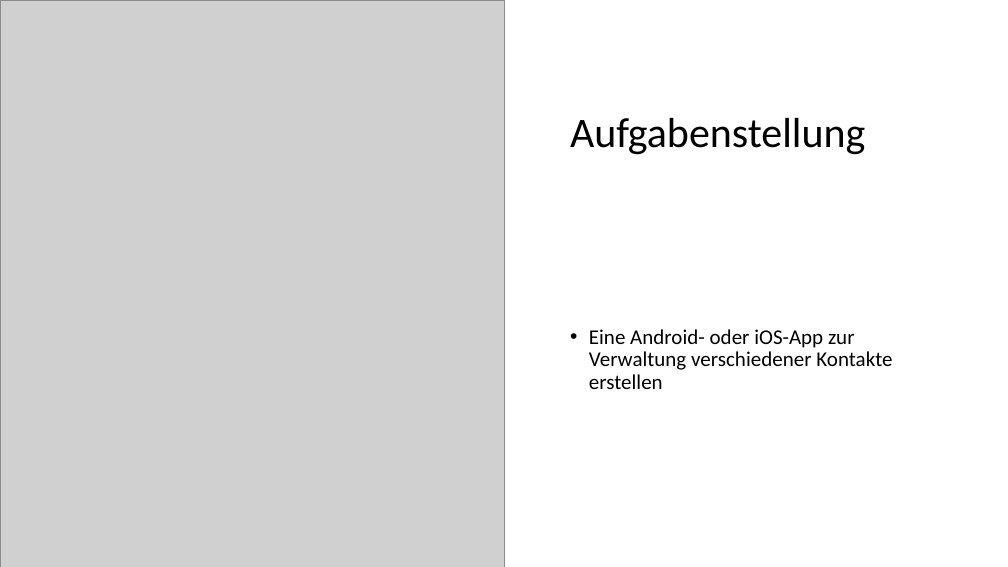
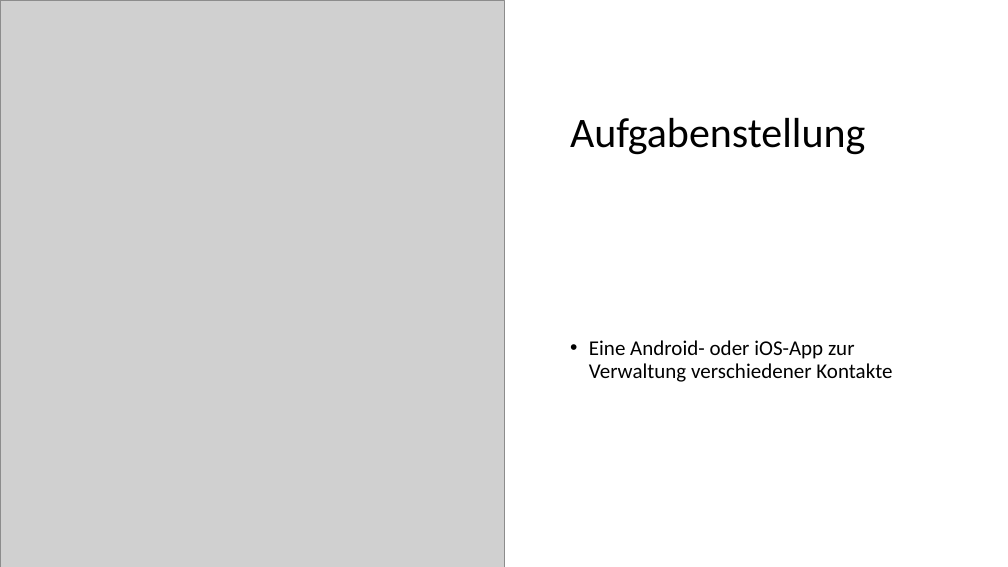
Before and after one commit to MuellerLuk/Kontakte-App, a slide deck: slide 2 of Kontakte-App.pptx. Drawn at 1008x567 pixels with LibreOffice and Linux fonts; fonts in the diff are those of the drawing; grey boxes stand for pictures. Boxes give left, top, right and bottom in pixels: in the first picture for what was removed or moved away, otherwise in the second. Text is boxed around its words. In the diff, an @@ line names an element or a change of style, - is before the commit and + after.

Commit message:
PowerPoint angepasst

```diff
--- a/Kontakte-App.pptx
+++ b/Kontakte-App.pptx
@@ text at box(589, 340, 892, 382): text changed @@
-• Eine Android- oder iOS-App zur Verwaltung verschiedener Kontakte erstellen
+• Eine Android- oder iOS-App zur Verwaltung verschiedener Kontakte
```
